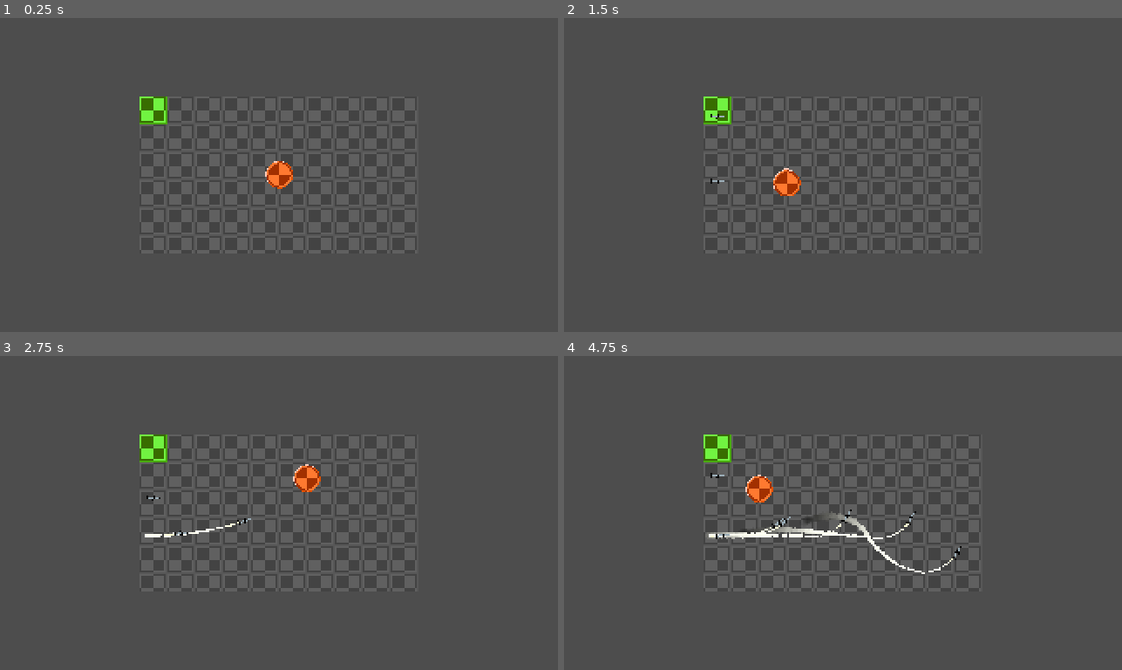
Above: before the commit, frames 1-4 (two rows, left to right).
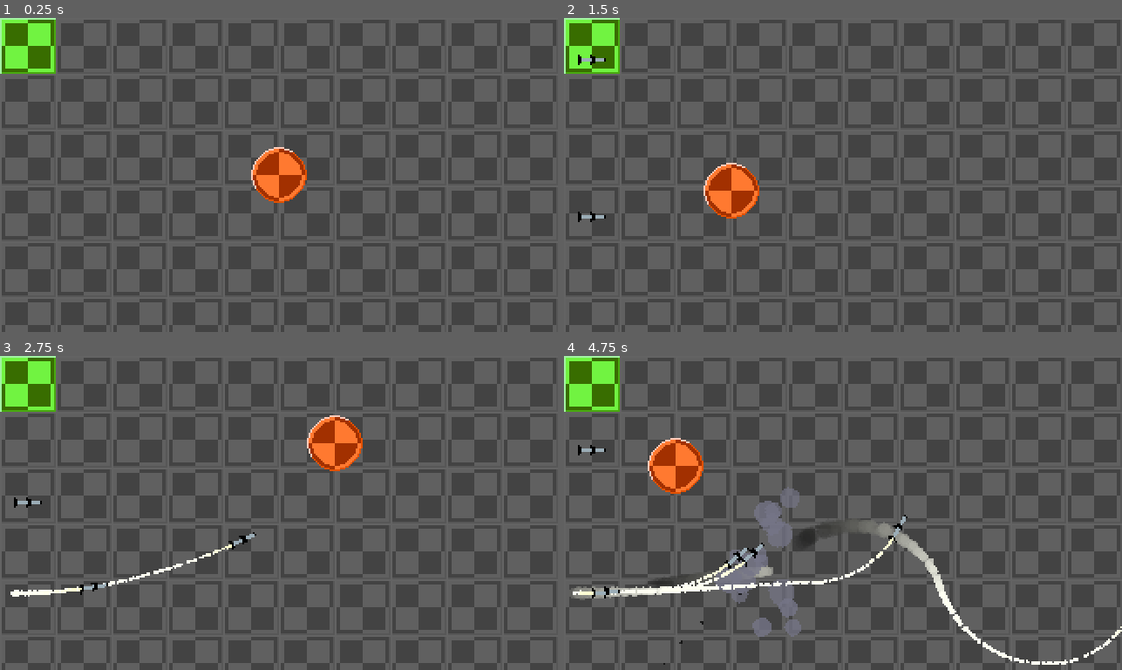
Above: after the commit, the same moments.

Repository: woliveira82/redot-rocket-prototype
Game: Godot game, scene res://world.tscn
Two runs of this game, one before a commit and one after it. Both use one fixed random seed, a clock stepped at 60 frames per second and the inputs below.
Inputs (mouse positions are in pixels of both pictures, inside the frame that each line leads up to):
- Up to frame 1 (0.25 s): no input
- Up to frame 2 (1.5 s): tap Enter at 0.5 s; move the mouse to (965, 159) at 0.52 s; click (965, 159) at 0.67 s; move the mouse to (731, 190) at 1.27 s; click (731, 190) at 1.42 s
- Up to frame 3 (2.75 s): move the mouse to (334, 443) at 2.02 s; click (334, 443) at 2.17 s
- Up to frame 4 (4.75 s): move the mouse to (815, 575) at 2.77 s; click (815, 575) at 2.92 s; move the mouse to (1010, 560) at 3.52 s; click (1010, 560) at 3.67 s; move the mouse to (675, 465) at 4.27 s; click (675, 465) at 4.42 s

The runs differ from the first frame. In frame 1, 13% of the frame differs, in the area x 0-75%, y 0-75%; in frame 2, 14%; in frame 3, 14%; in frame 4, 18%, in the area x 0-100%, y 0-99%.

Commit message:
feat: set const var

Diff:
--- a/rocket.gd
+++ b/rocket.gd
@@ -1,7 +1,10 @@
 extends Node2D
 
-const SPEED := 100.0
+const MAX_SPEED := 120.0
+const MANUVER_SPEED := 120.0
+const DOWN_ANGLE := 1.57079637050629
 
+var _speed := MAX_SPEED
 var _active := false
 var _target: Node2D
 var _angle: float = 0.0
@@ -19,6 +22,8 @@
 
 	if _active:
 		var angle_dif = wrapf(target_direction - _angle, -PI, PI)
+		_speed = MANUVER_SPEED if abs(angle_dif) > 1 else MAX_SPEED
+
 		if abs(angle_dif) > PI:
 			angle_dif = sign(angle_dif) * PI
 
@@ -26,9 +31,9 @@
 		_angle = rotation
 
 	else:
-		_angle = 1.57079637050629
+		_angle = DOWN_ANGLE
 
-	position += SPEED * Vector2.from_angle(_angle) * delta
+	position += _speed * Vector2.from_angle(_angle) * delta
 
 
 func set_target(target: Node2D) -> void:
--- a/rocket.tscn
+++ b/rocket.tscn
@@ -1,18 +1,8 @@
-[gd_scene load_steps=21 format=3 uid="uid://dfaxytlllujgq"]
+[gd_scene load_steps=11 format=3 uid="uid://dfaxytlllujgq"]
 
 [ext_resource type="Script" path="res://rocket.gd" id="1_amm1f"]
 [ext_resource type="Texture2D" uid="uid://doq7ggxb8k8w0" path="res://assets/rocket.png" id="1_urbgq"]
 [ext_resource type="Texture2D" uid="uid://8m03uug7v6fv" path="res://assets/smoke-fade-1.png" id="3_5gl2e"]
-[ext_resource type="Texture2D" uid="uid://balwplr01u47m" path="res://assets/smoke-fade-2.png" id="4_25kii"]
-[ext_resource type="Texture2D" uid="uid://yb5dfr3u8kea" path="res://assets/smoke-fade-11.png" id="5_derge"]
-[ext_resource type="Texture2D" uid="uid://f6t5fmx3n2ob" path="res://assets/smoke-fade-3.png" id="11_5u1of"]
-[ext_resource type="Texture2D" uid="uid://xdmhjfwxr8tx" path="res://assets/smoke-fade-4.png" id="12_0kw04"]
-[ext_resource type="Texture2D" uid="uid://de5sat3uumb3m" path="res://assets/smoke-fade-5.png" id="13_qx4lx"]
-[ext_resource type="Texture2D" uid="uid://casi6xad5bhwh" path="res://assets/smoke-fade-6.png" id="14_gql2w"]
-[ext_resource type="Texture2D" uid="uid://dsqpts3a3t62n" path="res://assets/smoke-fade-7.png" id="15_1slm7"]
-[ext_resource type="Texture2D" uid="uid://e5sp74xtktut" path="res://assets/smoke-fade-8.png" id="16_nms6d"]
-[ext_resource type="Texture2D" uid="uid://shkwrtqlc8x1" path="res://assets/smoke-fade-9.png" id="17_paity"]
-[ext_resource type="Texture2D" uid="uid://b83305ljmk5nr" path="res://assets/smoke-fade-10.png" id="18_gbp33"]
 
 [sub_resource type="RectangleShape2D" id="RectangleShape2D_67gtv"]
 size = Vector2(16, 4)
@@ -20,7 +10,7 @@
 [sub_resource type="Curve" id="Curve_v8set"]
 min_value = 1.0
 max_value = 5.0
-_data = [Vector2(0, 1), 0.0, 0.0, 0, 0, Vector2(1, 5), 5.6, 0.0, 0, 0]
+_data = [Vector2(0.3, 1), 0.0, 0.0, 0, 0, Vector2(1, 5), 5.6, 0.0, 0, 0]
 point_count = 2
 metadata/_snap_enabled = true
 
@@ -29,29 +19,8 @@
 colors = PackedColorArray(1, 1, 0.843137, 1, 1, 1, 1, 1, 0.996078, 1, 1, 1, 0, 0, 0, 0)
 
 [sub_resource type="AnimatedTexture" id="AnimatedTexture_d14rs"]
-frames = 11
 one_shot = true
 frame_0/texture = ExtResource("3_5gl2e")
-frame_1/texture = ExtResource("4_25kii")
-frame_1/duration = 0.1
-frame_2/texture = ExtResource("11_5u1of")
-frame_2/duration = 0.1
-frame_3/texture = ExtResource("12_0kw04")
-frame_3/duration = 0.1
-frame_4/texture = ExtResource("13_qx4lx")
-frame_4/duration = 0.1
-frame_5/texture = ExtResource("14_gql2w")
-frame_5/duration = 0.1
-frame_6/texture = ExtResource("15_1slm7")
-frame_6/duration = 0.1
-frame_7/texture = ExtResource("16_nms6d")
-frame_7/duration = 0.1
-frame_8/texture = ExtResource("17_paity")
-frame_8/duration = 0.1
-frame_9/texture = ExtResource("18_gbp33")
-frame_9/duration = 0.1
-frame_10/texture = ExtResource("5_derge")
-frame_10/duration = 0.1
 
 [sub_resource type="Curve" id="Curve_tpp1u"]
 max_value = 1.01
@@ -84,6 +53,7 @@
 emitting = false
 amount = 200
 lifetime = 2.0
+texture = ExtResource("3_5gl2e")
 direction = Vector2(-1, 0)
 spread = 0.0
 gravity = Vector2(0, -5)
@@ -92,7 +62,8 @@
 linear_accel_max = -25.0
 angle_min = -90.0
 angle_max = 90.0
-scale_amount_max = 2.0
+scale_amount_min = 0.13
+scale_amount_max = 0.13
 scale_amount_curve = SubResource("Curve_v8set")
 color = Color(1, 1, 0.94902, 1)
 color_ramp = SubResource("Gradient_yr4qq")
@@ -100,7 +71,7 @@
 [node name="ExplosionParticles" type="CPUParticles2D" parent="."]
 position = Vector2(5, 0)
 emitting = false
-amount = 64
+amount = 16
 lifetime = 2.0
 one_shot = true
 explosiveness = 1.0
--- a/world.tscn
+++ b/world.tscn
@@ -58,6 +58,5 @@
 
 [node name="Camera2D" type="Camera2D" parent="."]
 position = Vector2(160, 90)
-zoom = Vector2(0.5, 0.5)
 
 [connection signal="timeout" from="World/Launcher/Timer" to="World/Launcher" method="_on_timer_timeout"]
